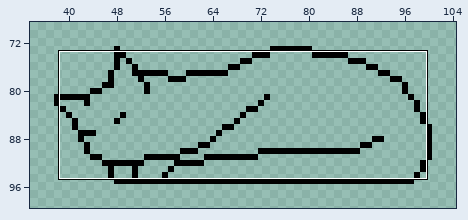
Pixel-art file -- OpenGL/Content/images/cat_0.aseprite. Above: a wide view before the commit, with the close-up outlined.
Close-up. First the earlier version:
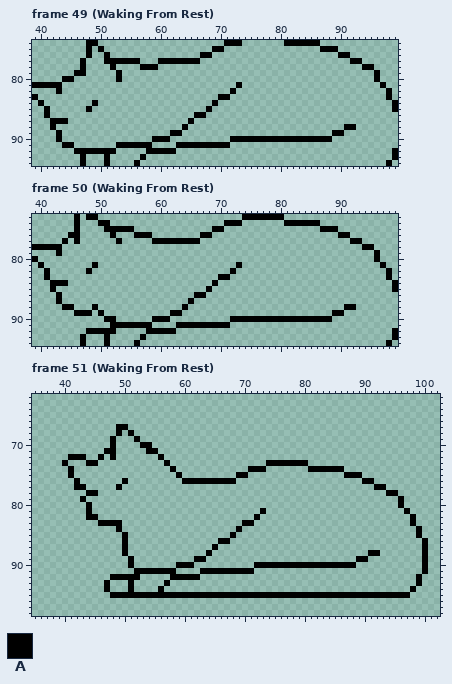
144x144 pixels, 59 frames. Colours within 5 levels of each other are drawn and written as one. Shown: frame 49 (Waking From Rest): x 39..99, y 74..94; frame 50 (Waking From Rest): x 39..99, y 73..94; frame 51 (Waking From Rest): x 35..102, y 62..98. The wide view leaves out empty margins. The commit also changed other frames or places, which this record leaves out.
Palette (. is transparent): A #000000
Pixels before, frame 49 (Waking From Rest), first column x 39:
74 .........AA.....................AAA.......AAAAAA.............
75 .........A.A..................AA................AAA..........
76 .........A..A...............AA.....................AA........
77 ........A...AAAAAA...AAAAAAA.........................AA......
78 ........A....A....AAA..................................AA....
79 .......AA.....A..........................................A...
80 .....AA.......A..........................................A...
81 AAAAA.............................A.......................A..
82 ....A............................A.........................A.
83 A..............................AA..........................A.
84 .A........A...................A.............................A
85 ..A......A...................A..............................A
86 ..A........................AA................................
87 ...AAA....................A..................................
88 ...A.....................A..........................AA.......
89 ....A..................AA.........................AA.........
90 ....A...............AAA..........AAAAAAAAAAAAAAAAA...........
91 .....AA.......AAAAAA....AAAAAAAAA............................
92 .......AAAAAAA.....AAAAA....................................A
93 ........A...A.....A.........................................A
94 ........A...A....A.........................................A.
Pixels before, frame 50 (Waking From Rest), first column x 39:
73 .......A.AA........................AAAAAAA...................
74 .......A...AA...................AAA.......AAAAAA.............
75 .......A....AAAAA.............AA................AAA..........
76 ......AA.....A...AAA........AA.....................AA........
77 .....A.A......A.....AAAAAAAA.........................AA......
78 AAAAA..................................................AA....
79 ....A....................................................A...
80 A........................................................A...
81 .A........A.......................A.......................A..
82 ..A......A.......................A.........................A.
83 ..A............................AA..........................A.
84 ...AAA........................A.............................A
85 ...A.........................A..............................A
86 ....A......................AA................................
87 ....A.....................A..................................
88 .....AA...A..............A..........................AA.......
89 .......AAA.A...........AA.........................AA.........
90 ............AA......AAA..........AAAAAAAAAAAAAAAAA...........
91 .............AAAAAAA....AAAAAAAAA............................
92 .........AAAAA.....AAAAA....................................A
93 ........A...A.....A.........................................A
94 ........A...A....A.........................................A.
Pixels before, frame 51 (Waking From Rest) (only the part around the change), first column x 37:
62 ..................................................................
63 ..................................................................
64 ..................................................................
65 ..................................................................
66 ..................................................................
67 ............AA....................................................
68 ............A.A...................................................
69 ...........A...A..................................................
70 ...........A....AA................................................
71 ..........AA.....AA...............................................
72 ....AAA..A.A.......A..............................................
73 ...A...AA...........A................AAAAAAA......................
74 ....A................A............AAA.......AAAAAA................
75 ....A.................A.........AA................AAA.............
76 .....A.......A.........AAAAAAAAA.....................AA...........
77 .....AA.....A..........................................AA.........
78 .......AA................................................AA.......
79 ......A....................................................A......
80 .......A...................................................A......
81 .......A............................A.......................A.....
82 .......AA..........................A.........................A....
83 .........AAAA....................AA..........................A....
84 ............A...................A.............................A...
85 .............A.................A..............................A...
86 .............A...............AA................................A..
87 .............A..............A..................................A..
88 .............A.............A..........................AA.......A..
89 ..............A..........AA.........................AA.........A..
90 ..............A.......AAA..........AAAAAAAAAAAAAAAAA...........A..
91 ...............AAAAAAA....AAAAAAAAA............................A..
92 ...........AAAAA.....AAAAA....................................A...
93 ..........A...A.....A.........................................A...
94 ..........A...A....A.........................................A....
95 ...........AAAAAAAAAAAAAAAAAAAAAAAAAAAAAAAAAAAAAAAAAAAAAAAAAA.....
96 ..................................................................
97 ..................................................................
98 ..................................................................
After the commit:
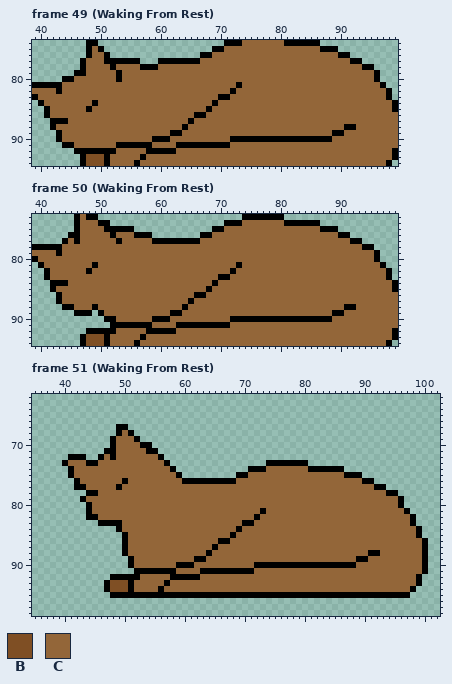
Colours new in this view: B #7f4f24  C #936639
From the commit log: Alright. Gonna call it quits on the sleeping / waking animations for now.
Edits made:
Changed rows in their new state; - is an unchanged pixel.
Frame 49 (Waking From Rest):
first column x 39:
74 -----------------------------------CCCCCCC-------------------
75 ----------C---------------------CCCCCCCCCCCCCCCC-------------
76 ----------CC------------------CCCCCCCCCCCCCCCCCCCCC----------
77 ---------CCC----------------CCCCCCCCCCCCCCCCCCCCCCCCC--------
78 ---------CCCC-CCCC---CCCCCCCCCCCCCCCCCCCCCCCCCCCCCCCCCC------
79 ---------CCCCC-CCCCCCCCCCCCCCCCCCCCCCCCCCCCCCCCCCCCCCCCCC----
80 -------CCCCCCC-CCCCCCCCCCCCCCCCCCCCCCCCCCCCCCCCCCCCCCCCCC----
81 -----CCCCCCCCCCCCCCCCCCCCCCCCCCCCC-CCCCCCCCCCCCCCCCCCCCCCC---
82 CCCC-CCCCCCCCCCCCCCCCCCCCCCCCCCCC-CCCCCCCCCCCCCCCCCCCCCCCCC--
83 -CCCCCCCCCCCCCCCCCCCCCCCCCCCCCC--CCCCCCCCCCCCCCCCCCCCCCCCCC--
84 --CCCCCCCC-CCCCCCCCCCCCCCCCCCC-CCCCCCCCCCCCCCCCCCCCCCCCCCCCC-
85 ---CCCCCC-CCCCCCCCCCCCCCCCCCC-CCCCCCCCCCCCCCCCCCCCCCCCCCCCCC-
86 ---CCCCCCCCCCCCCCCCCCCCCCCC--CCCCCCCCCCCCCCCCCCCCCCCCCCCCCCCC
87 ------CCCCCCCCCCCCCCCCCCCC-CCCCCCCCCCCCCCCCCCCCCCCCCCCCCCCCCC
88 ----CCCCCCCCCCCCCCCCCCCCC-CCCCCCCCCCCCCCCCCCCCCCCCCC--CCCCCCC
89 -----CCCCCCCCCCCCCCCCCC--CCCCCCCCCCCCCCCCCCCCCCCCC--CCCCCCCCC
90 -----CCCCCCCCCCCCCCC---CCCCCCCCCC-----------------CCCCCCCCCCC
91 -------CCCCCCC------CCCC---------CCCCCCCCCCCCCCCCCCCCCCCCCCCC
92 --------------CCCCC-----CCCCCCCCCCCCCCCCCCCCCCCCCCCCCCCCCCCC-
93 ---------BBB-CCCCC-CCCCCCCCCCCCCCCCCCCCCCCCCCCCCCCCCCCCCCCCC-
94 ---------BBB-CCCC-CCCCCCCCCCCCCCCCCCCCCCCCCCCCCCCCCCCCCCCCC--
Frame 50 (Waking From Rest):
first column x 39:
73 --------C----------------------------------------------------
74 --------CCC------------------------CCCCCCC-------------------
75 --------CCCC--------------------CCCCCCCCCCCCCCCC-------------
76 --------CCCCC-CCC-------------CCCCCCCCCCCCCCCCCCCCC----------
77 ------C-CCCCCC-CCCCC--------CCCCCCCCCCCCCCCCCCCCCCCCC--------
78 -----CCCCCCCCCCCCCCCCCCCCCCCCCCCCCCCCCCCCCCCCCCCCCCCCCC------
79 CCCC-CCCCCCCCCCCCCCCCCCCCCCCCCCCCCCCCCCCCCCCCCCCCCCCCCCCC----
80 -CCCCCCCCCCCCCCCCCCCCCCCCCCCCCCCCCCCCCCCCCCCCCCCCCCCCCCCC----
81 --CCCCCCCC-CCCCCCCCCCCCCCCCCCCCCCC-CCCCCCCCCCCCCCCCCCCCCCC---
82 ---CCCCCC-CCCCCCCCCCCCCCCCCCCCCCC-CCCCCCCCCCCCCCCCCCCCCCCCC--
83 ---CCCCCCCCCCCCCCCCCCCCCCCCCCCC--CCCCCCCCCCCCCCCCCCCCCCCCCC--
84 ------CCCCCCCCCCCCCCCCCCCCCCCC-CCCCCCCCCCCCCCCCCCCCCCCCCCCCC-
85 ----CCCCCCCCCCCCCCCCCCCCCCCCC-CCCCCCCCCCCCCCCCCCCCCCCCCCCCCC-
86 -----CCCCCCCCCCCCCCCCCCCCCC--CCCCCCCCCCCCCCCCCCCCCCCCCCCCCCCC
87 -----CCCCCCCCCCCCCCCCCCCCC-CCCCCCCCCCCCCCCCCCCCCCCCCCCCCCCCCC
88 -------CCC-CCCCCCCCCCCCCC-CCCCCCCCCCCCCCCCCCCCCCCCCC--CCCCCCC
89 ------------CCCCCCCCCCC--CCCCCCCCCCCCCCCCCCCCCCCCC--CCCCCCCCC
90 --------------CCCCCC---CCCCCCCCCC-----------------CCCCCCCCCCC
91 --------------------CCCC---------CCCCCCCCCCCCCCCCCCCCCCCCCCCC
92 --------------CCCCC-----CCCCCCCCCCCCCCCCCCCCCCCCCCCCCCCCCCCC-
93 ---------BBB-CCCCC-CCCCCCCCCCCCCCCCCCCCCCCCCCCCCCCCCCCCCCCCC-
94 ---------BBB-CCCC-CCCCCCCCCCCCCCCCCCCCCCCCCCCCCCCCCCCCCCCCC--
Frame 51 (Waking From Rest):
first column x 41:
68 ---------C-------------------------------------------------
69 --------CCC------------------------------------------------
70 --------CCCC-----------------------------------------------
71 --------CCCCC----------------------------------------------
72 ------C-CCCCCCC--------------------------------------------
73 CCC--CCCCCCCCCCC-------------------------------------------
74 -CCCCCCCCCCCCCCCC----------------CCCCCCC-------------------
75 -CCCCCCCCCCCCCCCCC------------CCCCCCCCCCCCCCCC-------------
76 --CCCCCCC-CCCCCCCCC---------CCCCCCCCCCCCCCCCCCCCC----------
77 ---CCCCC-CCCCCCCCCCCCCCCCCCCCCCCCCCCCCCCCCCCCCCCCCC--------
78 -----CCCCCCCCCCCCCCCCCCCCCCCCCCCCCCCCCCCCCCCCCCCCCCCC------
79 ---CCCCCCCCCCCCCCCCCCCCCCCCCCCCCCCCCCCCCCCCCCCCCCCCCCCC----
80 ----CCCCCCCCCCCCCCCCCCCCCCCCCCCCCCCCCCCCCCCCCCCCCCCCCCC----
81 ----CCCCCCCCCCCCCCCCCCCCCCCCCCCC-CCCCCCCCCCCCCCCCCCCCCCC---
82 -----CCCCCCCCCCCCCCCCCCCCCCCCCC-CCCCCCCCCCCCCCCCCCCCCCCCC--
83 ---------CCCCCCCCCCCCCCCCCCCC--CCCCCCCCCCCCCCCCCCCCCCCCCC--
84 ---------CCCCCCCCCCCCCCCCCCC-CCCCCCCCCCCCCCCCCCCCCCCCCCCCC-
85 ----------CCCCCCCCCCCCCCCCC-CCCCCCCCCCCCCCCCCCCCCCCCCCCCCC-
86 ----------CCCCCCCCCCCCCCC--CCCCCCCCCCCCCCCCCCCCCCCCCCCCCCCC
87 ----------CCCCCCCCCCCCCC-CCCCCCCCCCCCCCCCCCCCCCCCCCCCCCCCCC
88 ----------CCCCCCCCCCCCC-CCCCCCCCCCCCCCCCCCCCCCCCCC--CCCCCCC
89 -----------CCCCCCCCCC--CCCCCCCCCCCCCCCCCCCCCCCCC--CCCCCCCCC
90 -----------CCCCCCC---CCCCCCCCCC-----------------CCCCCCCCCCC
91 ------------------CCCC---------CCCCCCCCCCCCCCCCCCCCCCCCCCCC
92 ------------CCCCC-----CCCCCCCCCCCCCCCCCCCCCCCCCCCCCCCCCCCC-
93 -------BBB-CCCCC-CCCCCCCCCCCCCCCCCCCCCCCCCCCCCCCCCCCCCCCCC-
94 -------BBB-CCCC-CCCCCCCCCCCCCCCCCCCCCCCCCCCCCCCCCCCCCCCCC--
